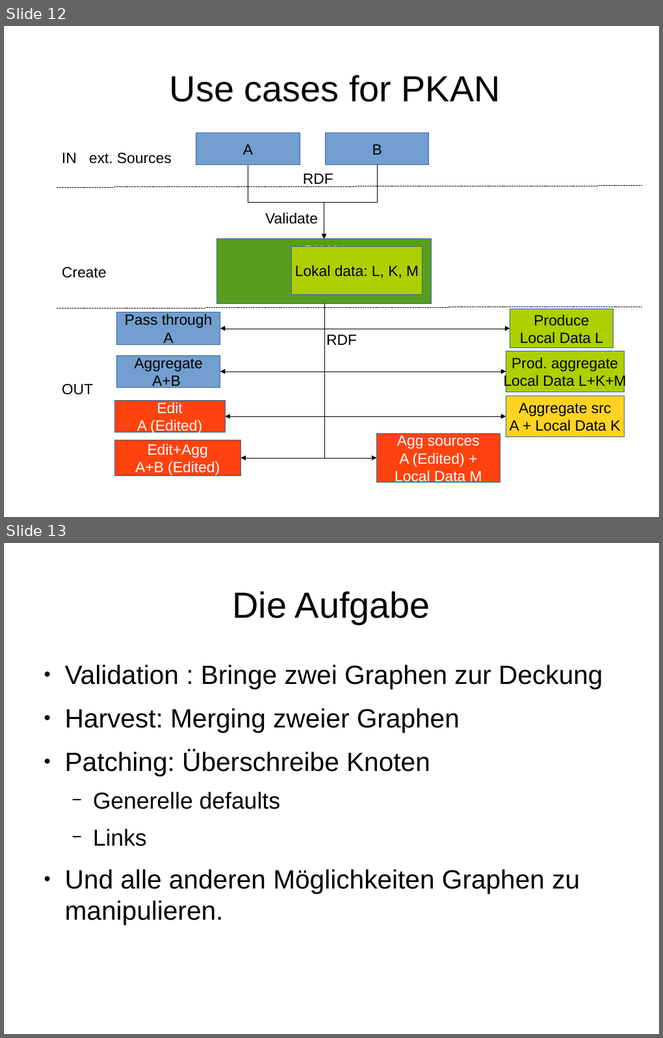
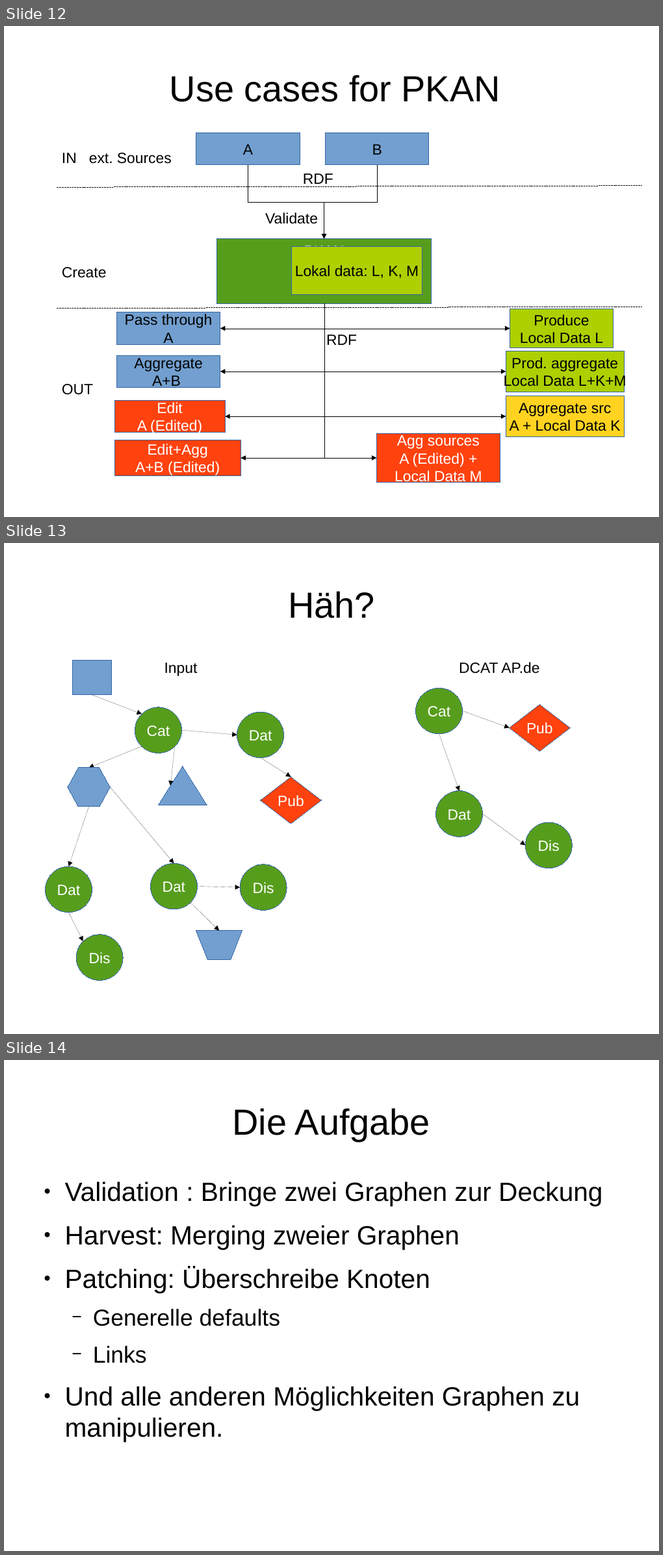
Before and after one commit to BB-Open/pkan_dcatapde, a slide deck: docs/figures/plone2018.odp. Shown one above the other, each under a label of ours: slides 12 and 13 before the commit, slides 12, 13 and 14 after it. The pictures are 663x1038 and 663x1555 pixels, drawn with LibreOffice and Linux fonts; fonts in the diff are those of the drawing. Boxes give left, top, right and bottom in pixels: in the first picture for what was removed or moved away, otherwise in the second. Text is boxed around its words. In the diff, an @@ line names an element or a change of style, - is before the commit and + after.

```diff
--- a/docs/figures/plone2018.odp
+++ b/docs/figures/plone2018.odp
@@ slide 13 added at [4,543,659,1034], background #FFFFFF @@
@@ title added at [288,591,375,618], 44 pt, text #000000 @@
+Häh?
@@ rectangle added at [72,660,112,694], fill #729FCF, outline #3465A4 0 pt @@
@@ text added at [165,663,198,676], 18 pt, text #000000 @@
+Input
@@ text added at [459,662,540,674], 18 pt, text #000000 @@
+DCAT AP.de
@@ arrow added from (92, 695) to (142, 714), #000000 0 pt @@
@@ ellipse added at [416,688,463,734], fill #579D1C, outline #3465A4 0 pt, 18 pt, text #FFFFFF @@
+Cat
@@ ellipse added at [135,707,181,753], fill #579D1C, outline #3465A4 0 pt, 18 pt, text #FFFFFF @@
+Cat
@@ ellipse added at [237,712,284,757], fill #579D1C, outline #3465A4 0 pt, 18 pt, text #FFFFFF @@
+Dat
@@ arrow added from (463, 711) to (509, 728), #000000 0 pt @@
@@ diamond added at [509,705,570,752], fill #FF420E, outline #3465A4 0 pt, 18 pt, text #FFFFFF @@
+Pub
@@ arrow added from (181, 730) to (237, 735), #000000 0 pt @@
@@ arrow added from (440, 734) to (460, 791), #000000 0 pt @@
@@ arrow added from (142, 746) to (89, 768), #000000 0 pt @@
@@ arrow added from (175, 746) to (170, 786), #000000 0 pt @@
@@ hexagon added at [68,768,110,806], fill #729FCF, outline #3465A4 0 pt @@
@@ triangle added at [158,767,207,805], fill #729FCF, outline #3465A4 0 pt @@
@@ arrow added from (261, 758) to (291, 777), #000000 0 pt @@
@@ arrow added from (111, 787) to (174, 863), #000000 0 pt @@
@@ diamond added at [261,777,321,824], fill #FF420E, outline #3465A4 0 pt, 18 pt, text #FFFFFF @@
+Pub
@@ ellipse added at [436,791,483,837], fill #579D1C, outline #3465A4 0 pt, 18 pt, text #FFFFFF @@
+Dat
@@ arrow added from (89, 807) to (69, 867), #000000 0 pt @@
@@ arrow added from (483, 814) to (525, 846), #000000 0 pt @@
@@ ellipse added at [525,823,572,868], fill #579D1C, outline #3465A4 0 pt, 18 pt, text #FFFFFF @@
+Dis
@@ ellipse added at [45,867,92,913], fill #579D1C, outline #3465A4 0 pt, 18 pt, text #FFFFFF @@
+Dat
@@ ellipse added at [150,863,197,909], fill #579D1C, outline #3465A4 0 pt, 18 pt, text #FFFFFF @@
+Dat
@@ ellipse added at [240,865,287,910], fill #579D1C, outline #3465A4 0 pt, 18 pt, text #FFFFFF @@
+Dis
@@ arrow added from (197, 887) to (240, 888), #000000 0 pt @@
@@ arrow added from (69, 913) to (83, 942), #000000 0 pt @@
@@ arrow added from (191, 902) to (219, 931), #000000 0 pt @@
@@ freeform shape added at [196,931,242,960], fill #729FCF, outline #3465A4 0 pt @@
@@ ellipse added at [77,935,124,980], fill #579D1C, outline #3465A4 0 pt, 18 pt, text #FFFFFF @@
+Dis
@@ what was slide 13 is now slide 14 @@
```
Also in this commit, not shown: 2 slides changed.
